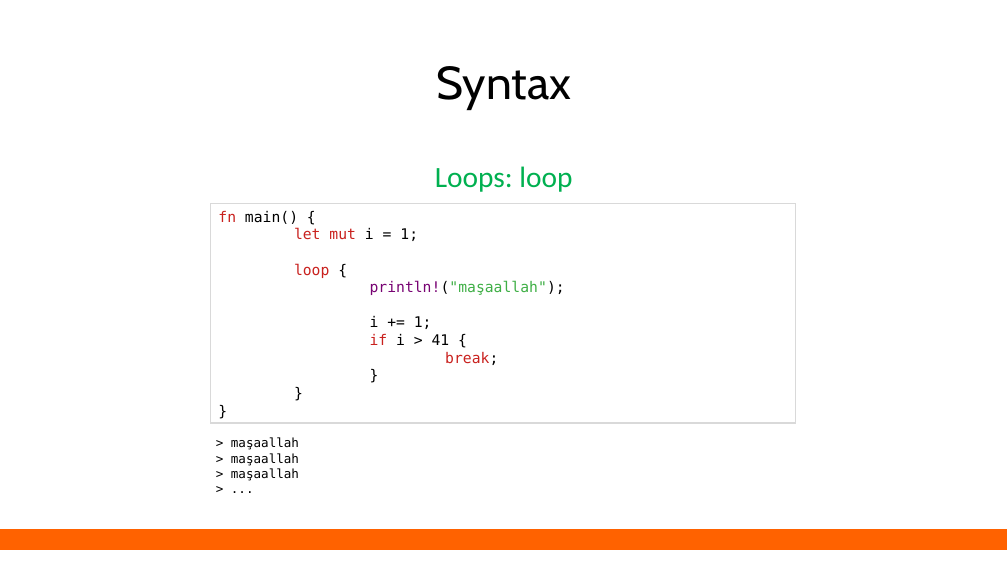
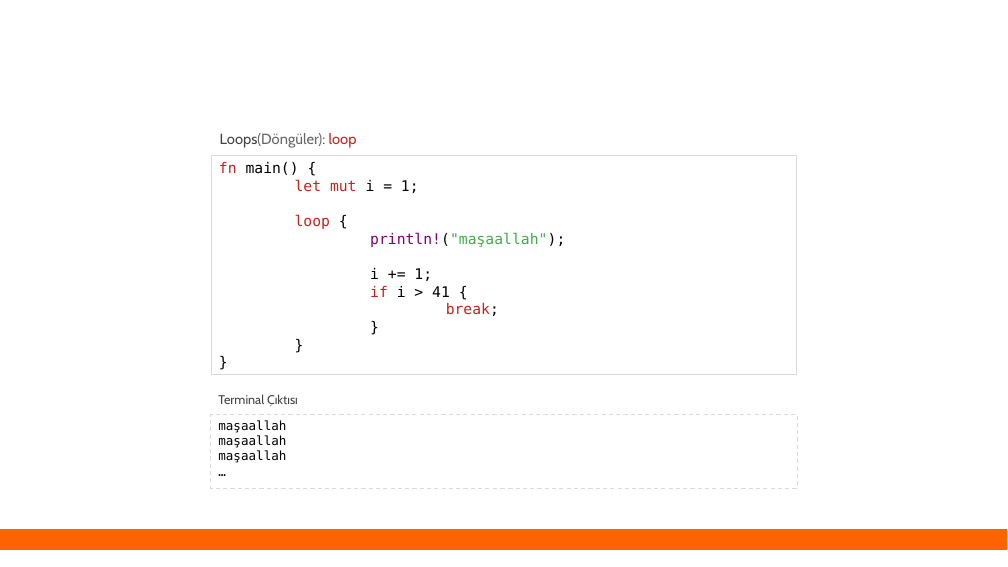
Before and after one commit to eminfedar/rust-tr-ders-slaytlari, a slide deck: slide 46 of rust_egitim_1_giris.odp (slide 39 before the commit). Drawn at 1008x567 pixels with LibreOffice and Linux fonts; fonts in the diff are those of the drawing. Boxes give left, top, right and bottom in pixels: in the first picture for what was removed or moved away, otherwise in the second. Text is boxed around its words. In the diff, an @@ line names an element or a change of style, - is before the commit and + after.

```diff
--- a/rust_egitim_1_giris.odp
+++ b/rust_egitim_1_giris.odp
@@ title removed at box(437, 66, 572, 110) @@
-Syntax
@@ text at box(220, 133, 357, 148): text changed; size 28 to 14 pt; font Calibri to Cabin; text colour #00B050 to #666666 @@
-Loops: loop
+Loops(Döngüler): loop
@@ rectangle "fn main() {": place and size @@
-rectangle "fn main() {" at box(211, 203, 796, 423)
+rectangle "fn main() {" at box(212, 155, 797, 374)
@@ rectangle "maşaallah": place and size @@
-rectangle "maşaallah" at box(231, 437, 299, 481)
+rectangle "maşaallah" at box(211, 414, 797, 488)
@@ rectangle "maşaallah" at box(211, 414, 797, 488): fill none to #FFFFFF; outline none to #D9D9D9 0.74 pt @@
@@ text added at box(218, 394, 298, 407), 12 pt, text #434343 @@
+Terminal Çıktısı
@@ text in rectangle at box(218, 420, 286, 463): text changed @@
-> maşaallah
-> maşaallah
-> maşaallah
-> ...
+maşaallah
+maşaallah
+maşaallah
+…
```
Also in this commit, not shown: 33 other slides changed, 13 slides added, 6 slides removed, 3 other files.
